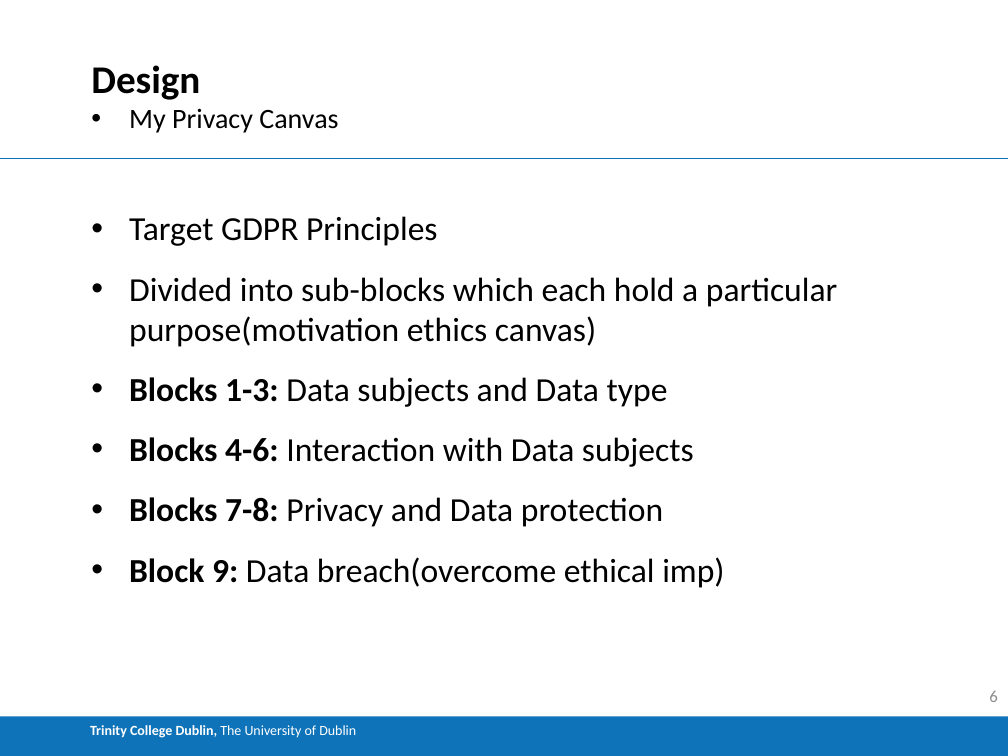
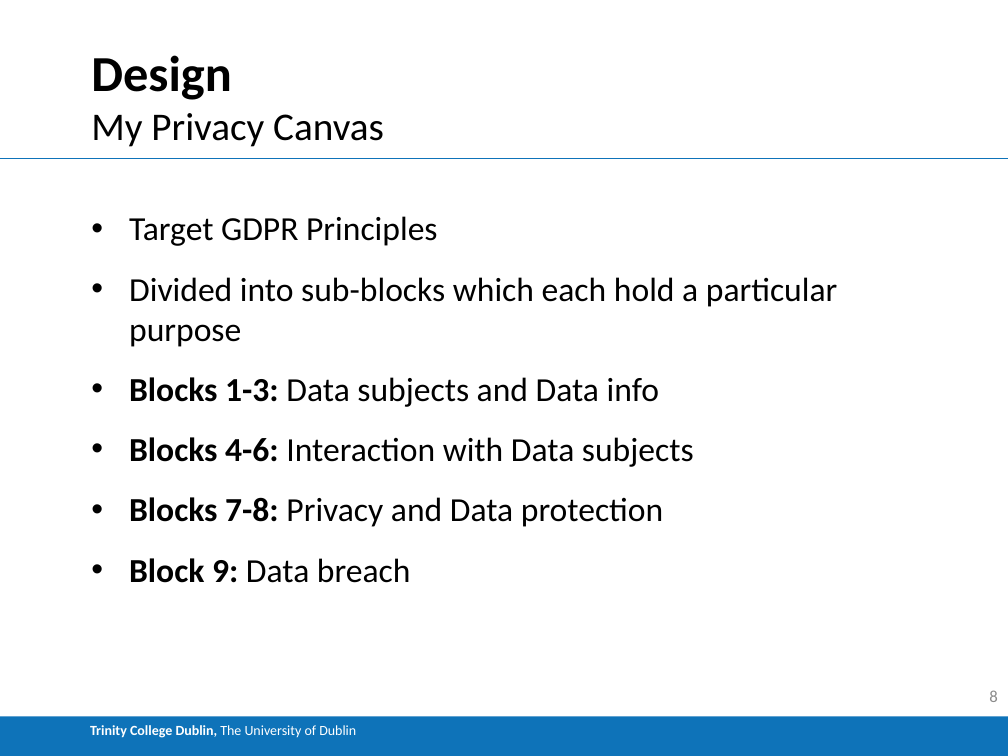
Before and after one commit to Buckley258/FYP, a slide deck: slide 8 of FYP_Demo.pptx (slide 6 before the commit). Drawn at 1008x756 pixels with LibreOffice and Linux fonts; fonts in the diff are those of the drawing. Boxes give left, top, right and bottom in pixels: in the first picture for what was removed or moved away, otherwise in the second. Text is boxed around its words. In the diff, an @@ line names an element or a change of style, - is before the commit and + after.

```diff
--- a/FYP_Demo.pptx
+++ b/FYP_Demo.pptx
@@ title "Design" at (91, 55, 231, 100): size 28 to 36 pt @@
@@ text "My Privacy Canvas" at (91, 113, 384, 147): size 20 to 28 pt; bullet • to none @@
@@ text at (129, 277, 837, 407): text changed @@
-• Divided into sub-blocks which each hold a particular purpose(motivation ethics canvas)
-• Blocks 1-3: Data subjects and Data type
+• Divided into sub-blocks which each hold a particular purpose
+• Blocks 1-3: Data subjects and Data info
@@ text at (129, 558, 411, 583): text changed @@
-• Block 9: Data breach(overcome ethical imp)
+• Block 9: Data breach
@@ page number at (989, 690, 997, 702): text changed @@
-6
+8
```
Also in this commit, not shown: 16 other slides changed, 4 slides added, 3 slides removed, 2 other files.
